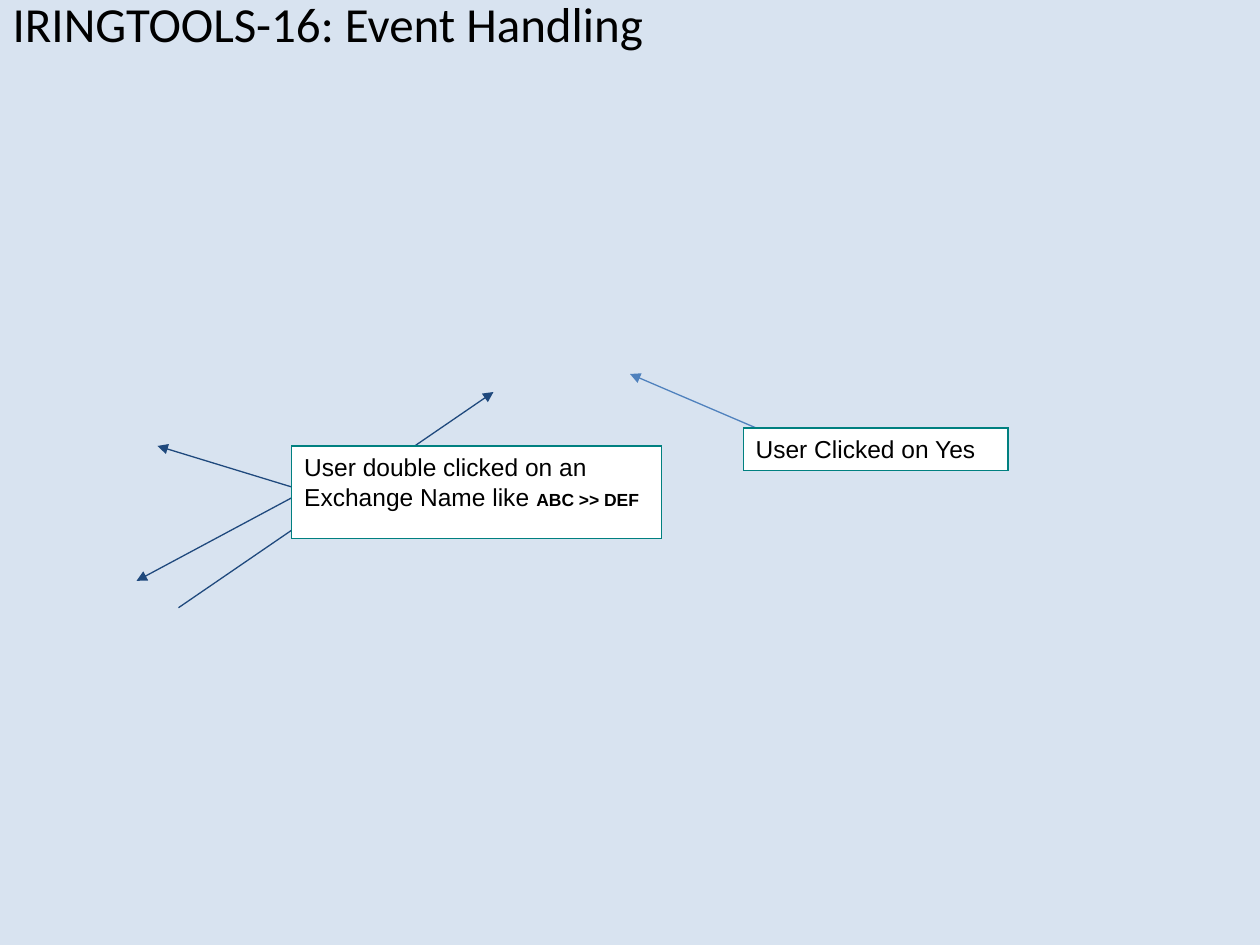
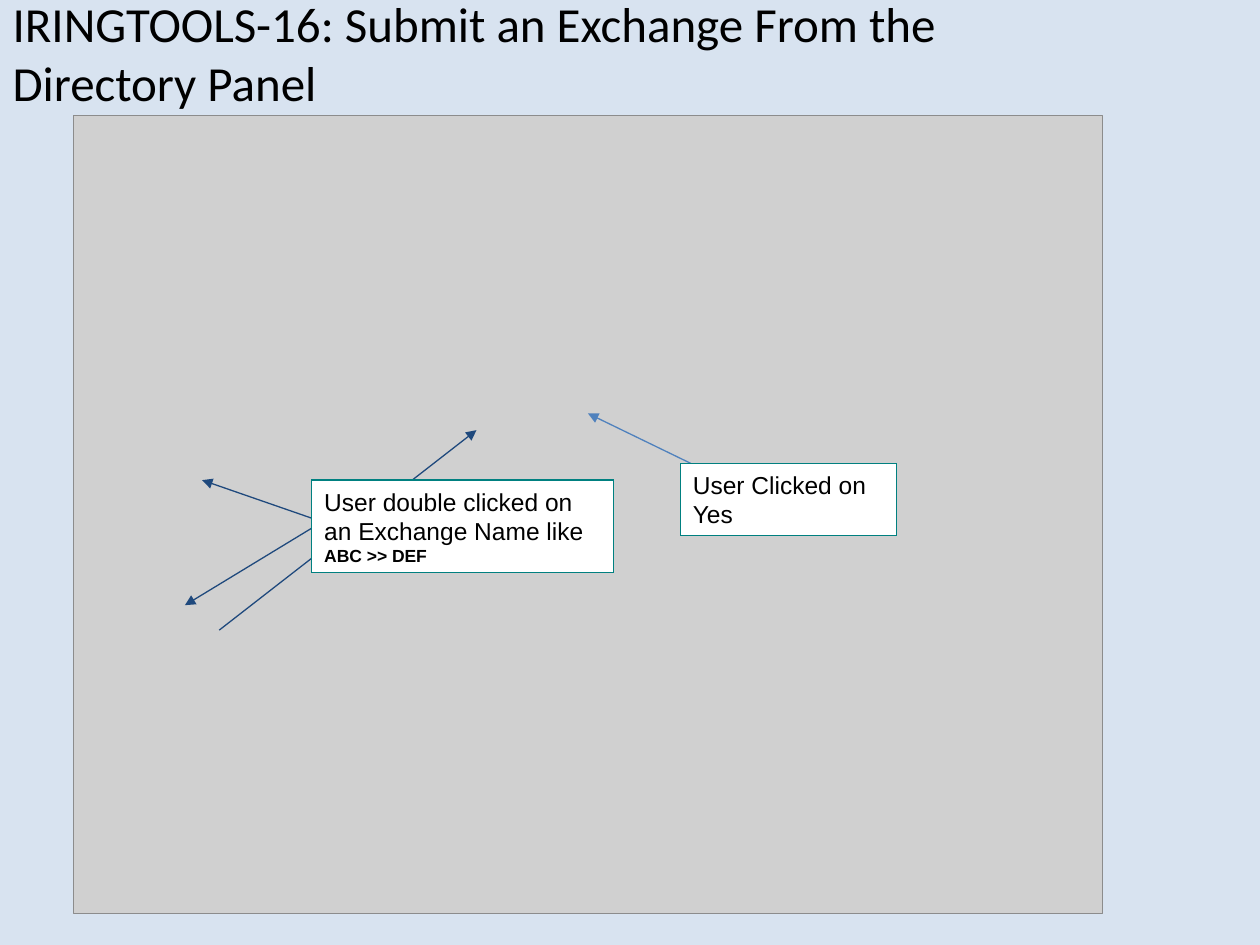
Before and after one commit to heyena/iring-tools, a slide deck: slide 6 of trunk/iRINGTools.ESBServices/documents/Sprint 2 User Stories.1.1.ppt. Drawn at 1260x945 pixels with LibreOffice and Linux fonts; fonts in the diff are those of the drawing; grey boxes stand for pictures; background and template pictures are left out. Boxes give left, top, right and bottom in pixels: in the first picture for what was removed or moved away, otherwise in the second. Text is boxed around its words. In the diff, an @@ line names an element or a change of style, - is before the commit and + after.

Commit message:
update ppt

```diff
--- a/trunk/iRINGTools.ESBServices/documents/Sprint 2 User Stories.1.1.ppt
+++ b/trunk/iRINGTools.ESBServices/documents/Sprint 2 User Stories.1.1.ppt
@@ title at bbox=[13, 8, 935, 109]: text changed @@
-IRINGTOOLS-16: Event Handling
+IRINGTOOLS-16: Submit an Exchange From the Directory Panel
@@ picture added at bbox=[73, 116, 1102, 914] @@
@@ arrow moved from (756, 428) - (630, 374) to (690, 464) - (588, 413) @@
@@ arrow moved from (179, 607) - (494, 392) to (219, 630) - (476, 430) @@
@@ rectangle "User Clicked on Yes": place and size @@
-rectangle "User Clicked on Yes" at bbox=[743, 428, 1008, 471]
+rectangle "User Clicked on Yes" at bbox=[680, 464, 897, 536]
@@ arrow moved from (305, 491) - (158, 446) to (323, 522) - (202, 480) @@
@@ rectangle "User double clicked on an ...": place and size @@
-rectangle "User double clicked on an ..." at bbox=[292, 446, 662, 539]
+rectangle "User double clicked on an ..." at bbox=[311, 480, 614, 573]
@@ arrow moved from (305, 491) - (136, 581) to (323, 522) - (185, 605) @@
```
Also in this commit, not shown: 4 other slides changed.
